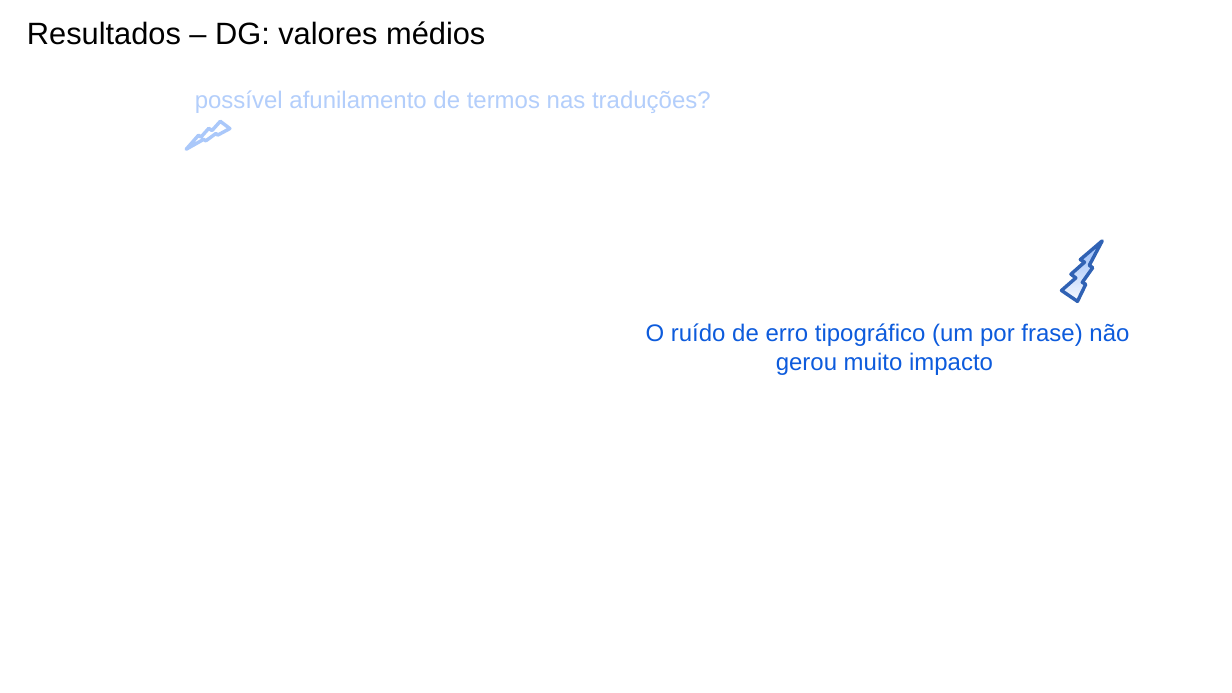
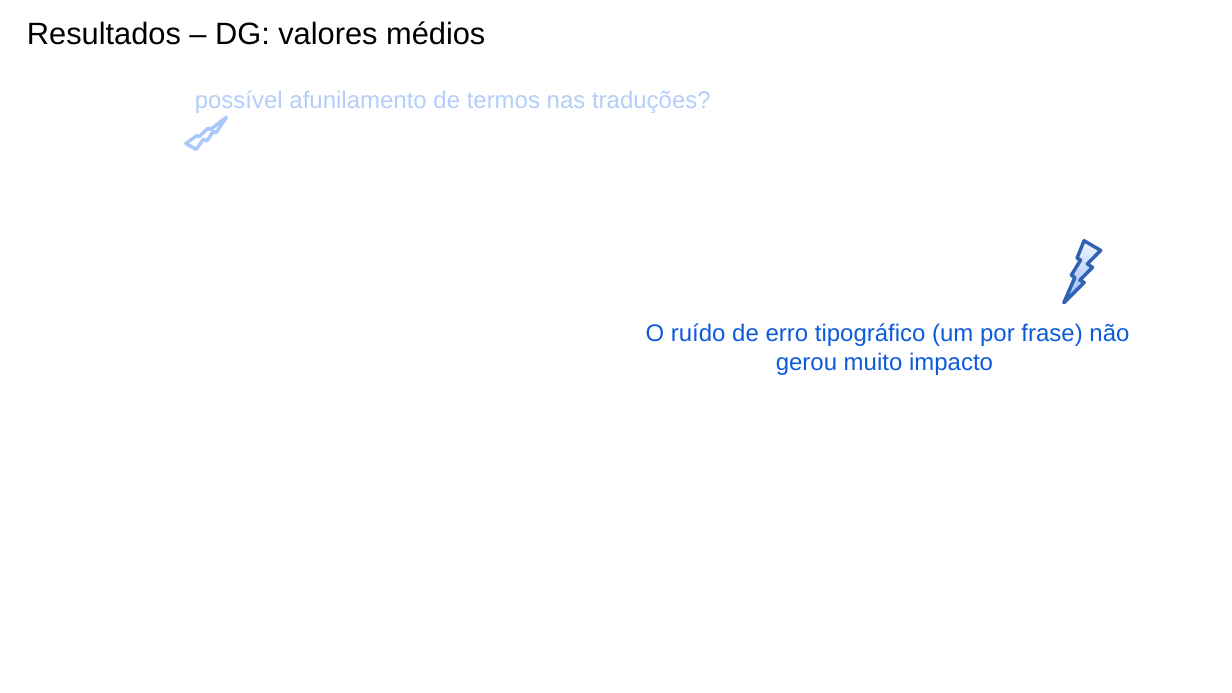
Before and after one commit to leonardo3108/robustez-query, a slide deck: slide 7 of docs/presentations/Apresentação final - 20211209.pptx. Drawn at 1232x693 pixels with LibreOffice and Linux fonts; fonts in the diff are those of the drawing; background and template pictures are left out. Boxes give left, top, right and bottom in pixels: in the first picture for what was removed or moved away, otherwise in the second. Text is boxed around its words. In the diff, an @@ line names an element or a change of style, - is before the commit and + after.

```diff
--- a/docs/presentations/Apresentação final - 20211209.pptx
+++ b/docs/presentations/Apresentação final - 20211209.pptx
@@ lightning bolt at (x1=181, y1=117, x2=233, y2=152): rotation 80 to 253 degrees @@
@@ lightning bolt at (x1=1060, y1=240, x2=1105, y2=303): rotation 0 to 175 degrees @@
```
Also in this commit, not shown: 7 other slides changed.
